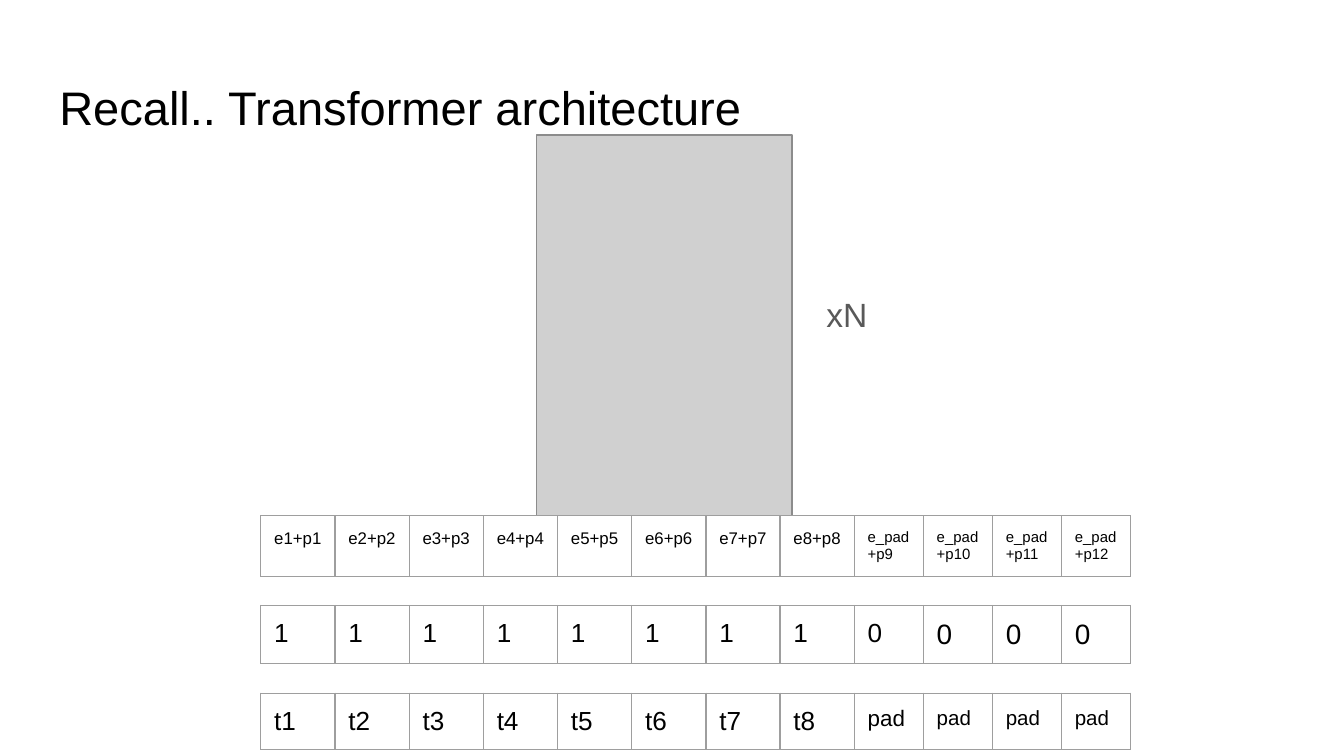
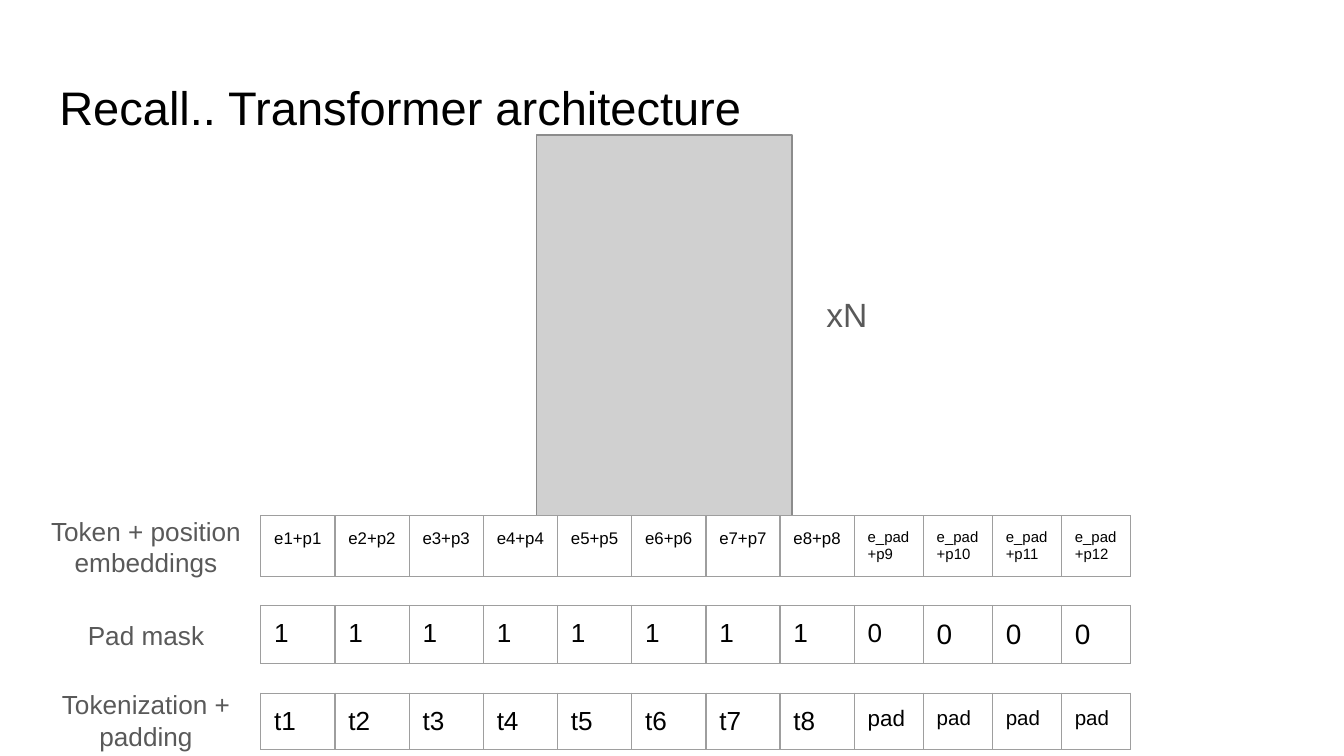
Before and after one commit to ankur6ue/deep-learning-course, a slide deck: slide 3 of Module 5/class_5.6/deep_learning_course_class_5.6.pptx. Drawn at 1344x756 pixels with LibreOffice and Linux fonts; fonts in the diff are those of the drawing; grey boxes stand for pictures. Boxes give left, top, right and bottom in pixels: in the first picture for what was removed or moved away, otherwise in the second. Text is boxed around its words. In the diff, an @@ line names an element or a change of style, - is before the commit and + after.

Commit message:
Updated lecture 5.6

```diff
--- a/Module 5/class_5.6/deep_learning_course_class_5.6.pptx
+++ b/Module 5/class_5.6/deep_learning_course_class_5.6.pptx
@@ text added at box(51, 522, 241, 578), 14 pt, text #595959 @@
+Token + position embeddings
@@ text added at box(88, 626, 205, 645), 14 pt, text #595959 @@
+Pad mask
@@ text added at box(62, 695, 207, 752), 14 pt, text #595959 @@
+Tokenization + padding
```
Also in this commit, not shown: 2 other slides changed, 5 slides added, 1 other file.
